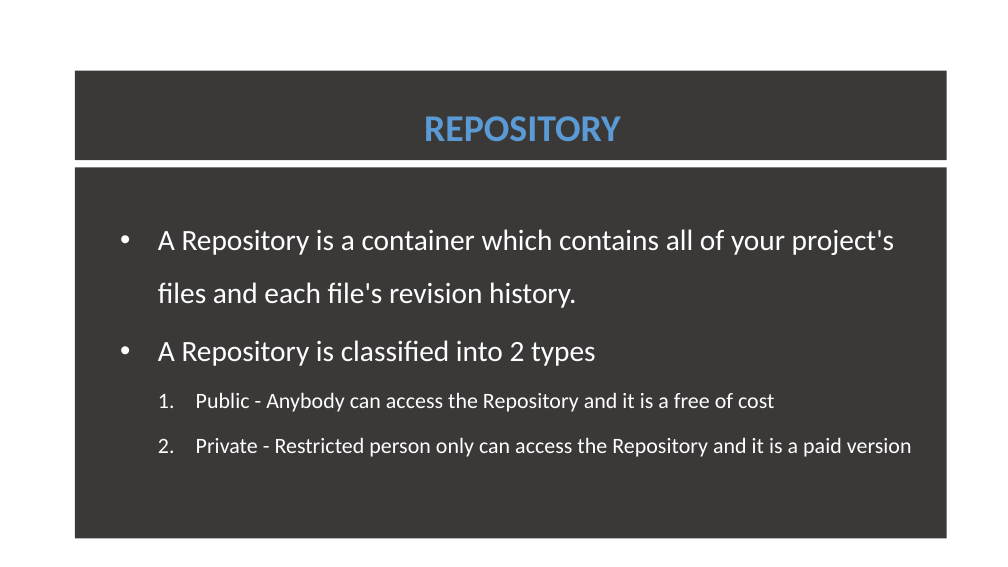
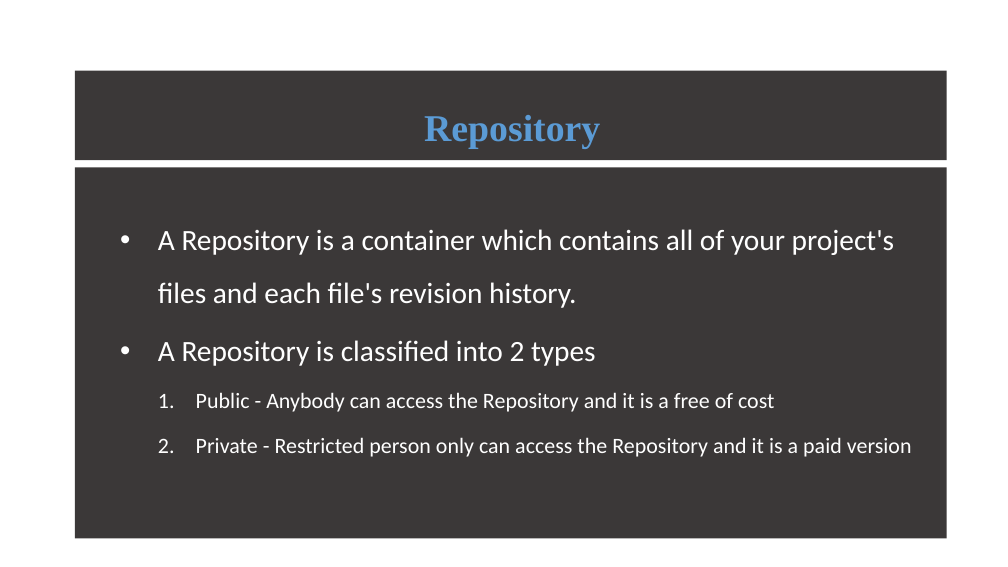
Before and after one commit to ATE186-Murali/PPT, a slide deck: slide 10 of GitHub.pptx. Drawn at 1008x567 pixels with LibreOffice and Linux fonts; fonts in the diff are those of the drawing. Boxes give left, top, right and bottom in pixels: in the first picture for what was removed or moved away, otherwise in the second. Text is boxed around its words. In the diff, an @@ line names an element or a change of style, - is before the commit and + after.

```diff
--- a/GitHub.pptx
+++ b/GitHub.pptx
@@ text in rectangle at [424,115,600,149]: text changed; font Calibri to Times New Roman @@
-REPOSITORY
+Repository
```
Also in this commit, not shown: 8 other slides changed.
